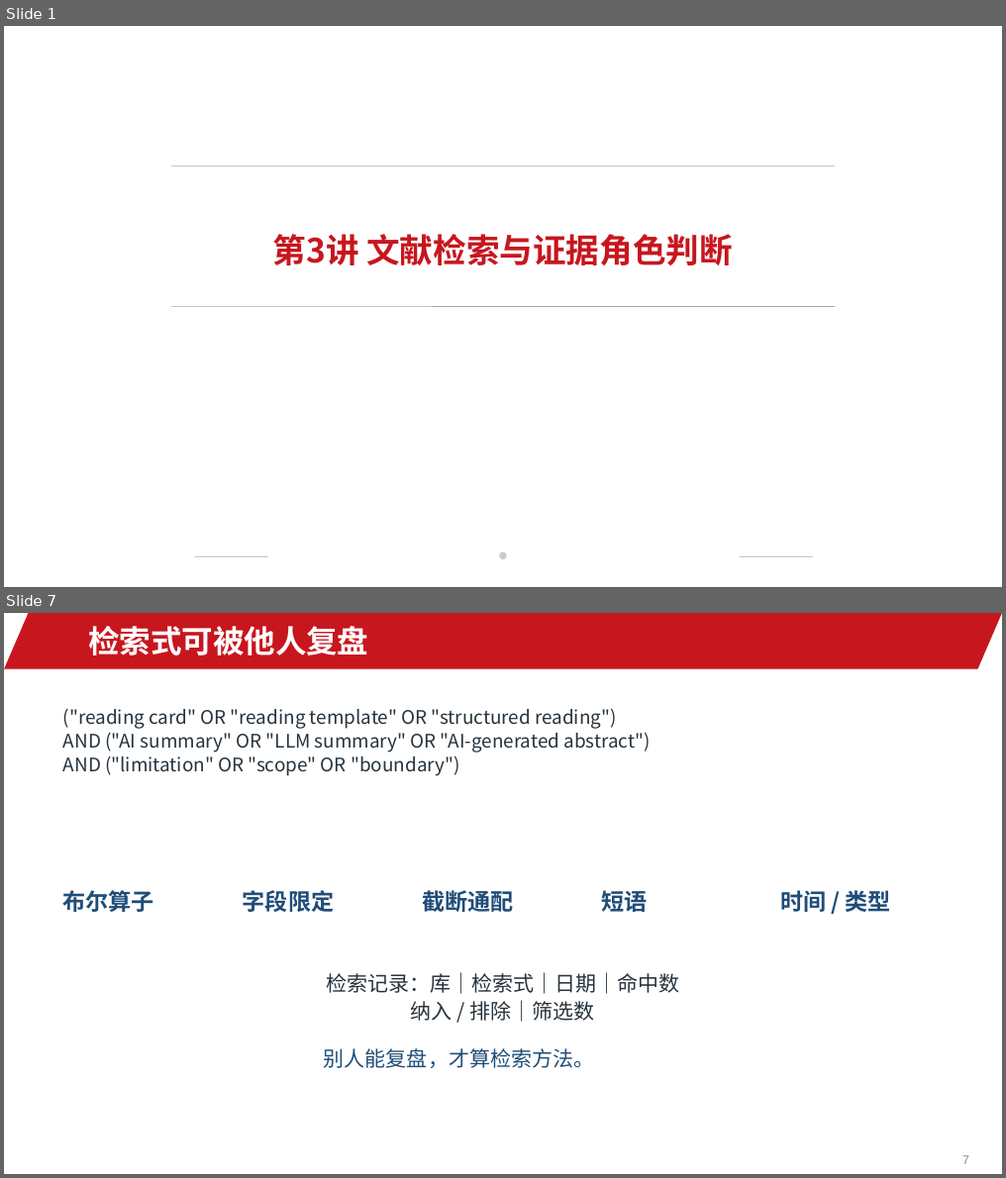
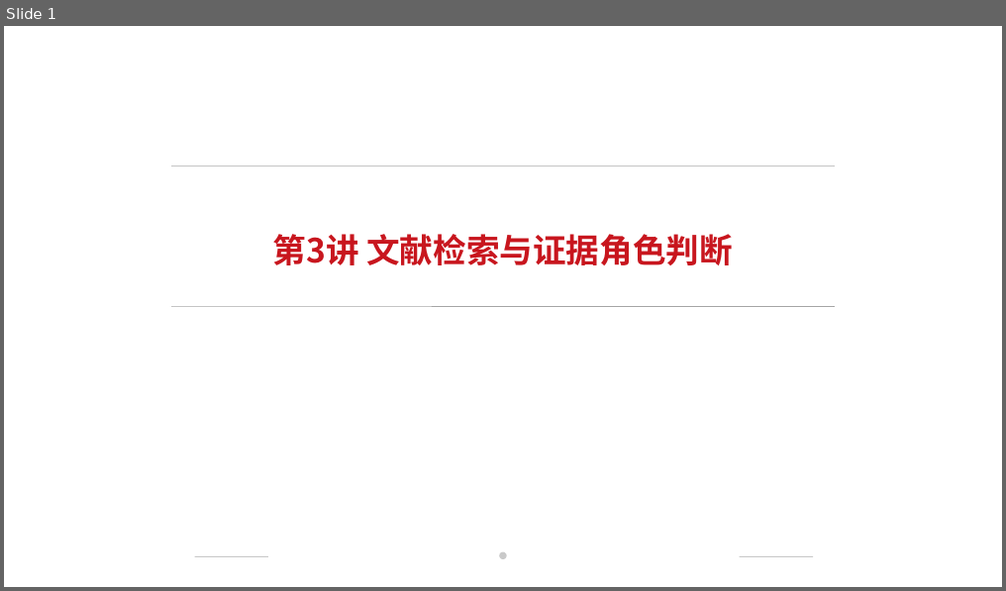
Before and after one commit to jinyh/ai4research, a slide deck: lessons/lesson-03/slides.pptx. Shown one above the other, each under a label of ours: slides 1 and 7 before the commit, slide 1 after it; the slides between them are not shown. The pictures are 1006x1178 and 1006x591 pixels, drawn with LibreOffice and Linux fonts; fonts in the diff are those of the drawing; background and template pictures are left out. Boxes give left, top, right and bottom in pixels: in the first picture for what was removed or moved away, otherwise in the second. Text is boxed around its words. In the diff, an @@ line names an element or a change of style, - is before the commit and + after.

```diff
--- a/lessons/lesson-03/slides.pptx
+++ b/lessons/lesson-03/slides.pptx
@@ slide 7 removed at [4, 613, 1002, 1174], background #FFFFFF @@
@@ parallelogram removed at [4, 613, 1002, 669] @@
@@ text removed at [88, 626, 368, 656] @@
-检索式可被他人复盘
@@ text removed at [63, 708, 650, 776] @@
-("reading card" OR "reading template" OR "structured reading")
-AND ("AI summary" OR "LLM summary" OR "AI-generated abstract")
-AND ("limitation" OR "scope" OR "boundary")
@@ text removed at [63, 890, 154, 912] @@
-布尔算子
@@ text removed at [243, 890, 334, 912] @@
-字段限定
@@ text removed at [422, 886, 513, 915] @@
-截断通配
@@ text removed at [601, 890, 647, 912] @@
-短语
@@ text removed at [780, 890, 891, 912] @@
-时间 / 类型
@@ text removed at [326, 972, 680, 1022] @@
-检索记录：库｜检索式｜日期｜命中数
-纳入 / 排除｜筛选数
@@ text removed at [324, 1049, 594, 1068] @@
-别人能复盘，才算检索方法。
@@ page number removed at [962, 1156, 969, 1164] @@
-7
```
Also in this commit, not shown: 31 slides added, 19 other slides removed, 29 other files.
